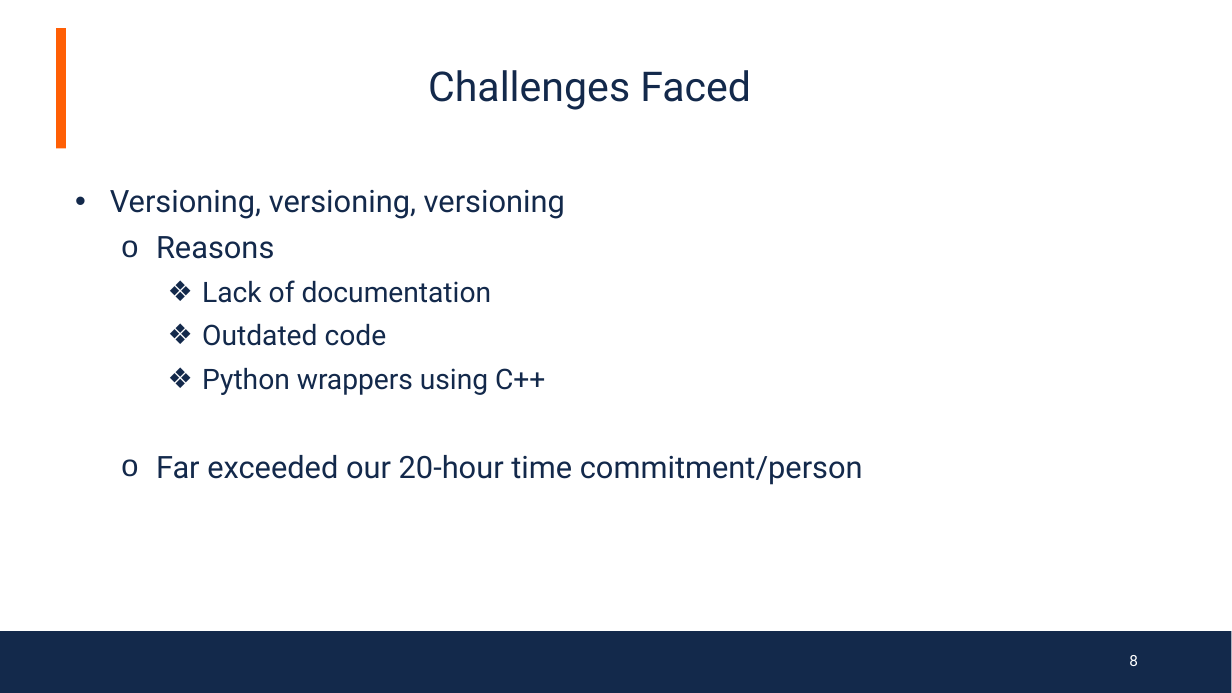
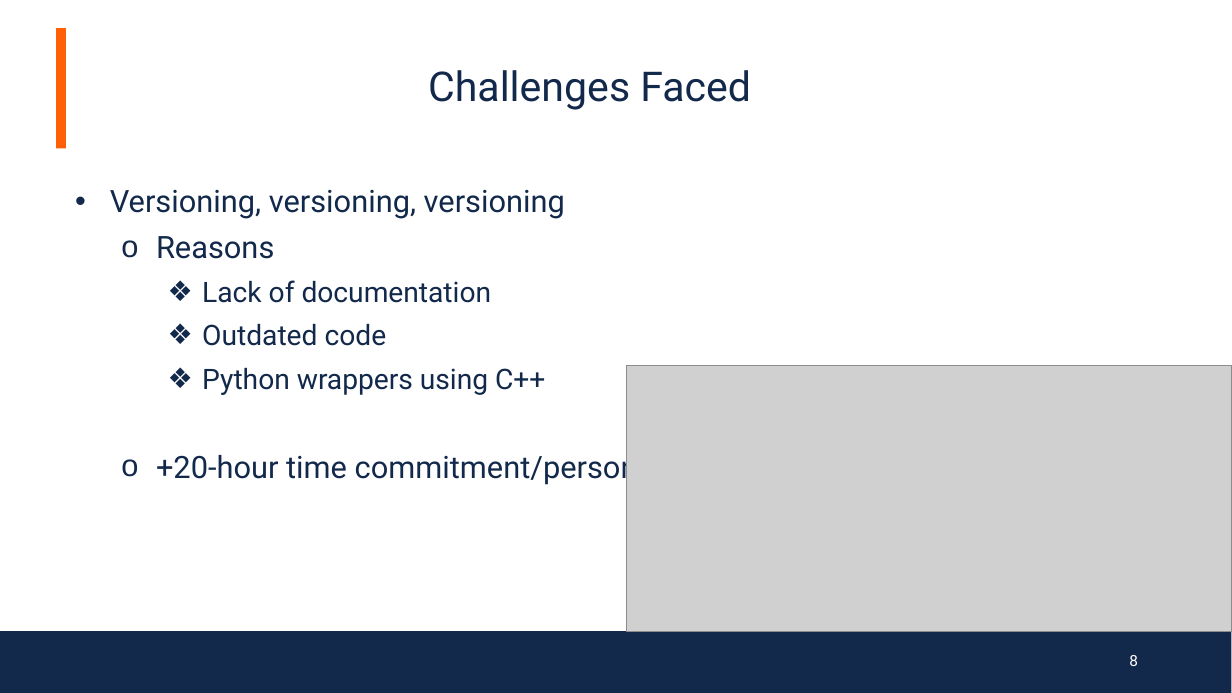
Before and after one commit to Nikil-Nair/TeamProjectCS-410, a slide deck: slide 8 of CS 410 - Extending Metapy Functionality.pptx. Drawn at 1232x693 pixels with LibreOffice and Linux fonts; fonts in the diff are those of the drawing; grey boxes stand for pictures; background and template pictures are left out. Boxes give left, top, right and bottom in pixels: in the first picture for what was removed or moved away, otherwise in the second. Text is boxed around its words. In the diff, an @@ line names an element or a change of style, - is before the commit and + after.

Commit message:
New pic

```diff
--- a/CS 410 - Extending Metapy Functionality.pptx
+++ b/CS 410 - Extending Metapy Functionality.pptx
@@ picture added at <box>627,366,1232,631</box> @@
@@ text at <box>156,450,638,486</box>: text changed @@
-    o Far exceeded our 20-hour time commitment/person
+    o +20-hour time commitment/person
```
